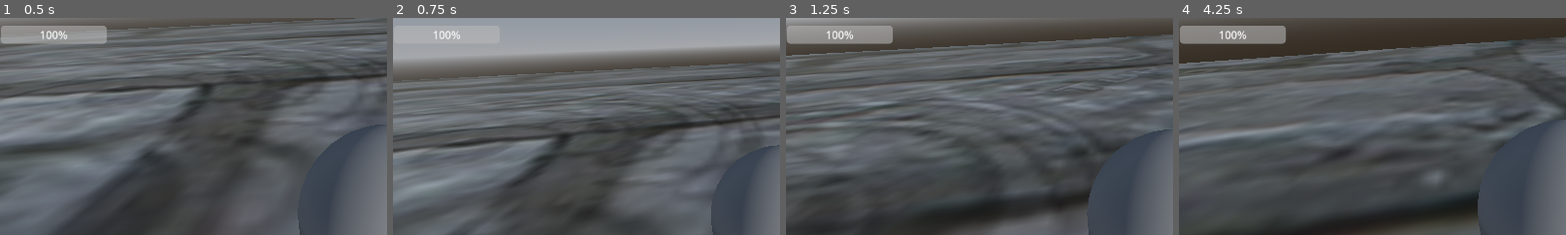
Above: before the commit, frames 1-4 (left to right).
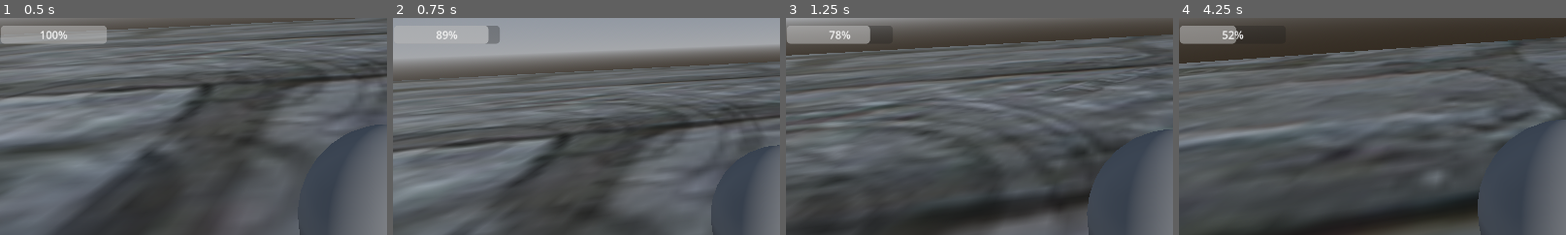
Above: after the commit, the same moments.

Repository: Snaflul/jdmgame2
Game: Godot game, scene res://root.tscn
The game is run twice, just before and just after one commit, with the same random seed, the same clock (stepped at 60 frames per second) and the same inputs. This scene is started directly instead of the project's main scene.
Inputs (mouse positions are % of the whole screen's width and height, from its top left):
- Up to frame 1 (0.5 s): no input
- Up to frame 2 (0.75 s): tap Enter at 0.5 s; move the mouse to (55, 50) at 0.52 s; hold W (move_forward) from 0.53 s (still down); hold Shift (sprint) from 0.53 s (still down); tap Space (dodge) at 0.6 s
- Up to frame 3 (1.25 s): keep holding W (move_forward); keep holding Shift (sprint); tap F (move_jump) at 0.77, 1.07 s
- Up to frame 4 (4.25 s): keep holding W (move_forward); move the mouse to (45, 50) at 1.27 s; release Shift (sprint) at 1.28 s; tap Shift (sprint) at 1.35, 3.05 s; tap F (move_jump) at 1.52, 1.55, 1.82, 2.1, 3.02, 3.32, 3.77, 3.8, 4.07 s; move the mouse to (52, 48) at 2.02 s; tap Space (dodge) at 2.3, 2.85 s; move the mouse to (49, 52) at 2.77 s; move the mouse to (57, 51) at 3.52 s; hold Shift (sprint) from 3.53 s (still down)
The pictures show only the part of the screen within x 0-50%, y 5-55%; the shares and areas given below are measured in that part.

Frame 1 is identical in both runs. In frame 2, 0.4% of the frame differs, in the area x 10-28%, y 3-13%; in frame 3, 0.6%; in frame 4, 1.2%.

Commit message:
stamina system

Diff:
--- a/character_body_3d.gd
+++ b/character_body_3d.gd
@@ -45,12 +45,16 @@
 		camera.rotation.x = clamp(camera.rotation.x, deg_to_rad(-40), deg_to_rad(60))
 
 func _physics_process(delta):
-	var sprinting = Input.is_action_pressed("sprint") and not is_dodging and is_on_floor()
+	var sprinting = Input.is_action_pressed("sprint") and not is_dodging and is_on_floor() and stam_bar.current_stam > 0
 	var current_speed = SPEED * (SPRINT_MULTIPLIER if sprinting else 1.0)
 
 	# FOV: If sprinting OR in a far dodge, use SPRINT_FOV
 	var desired_fov = (SPRINT_FOV if sprinting or far_dodge else BASE_FOV)
 	camera.fov = lerp(camera.fov, desired_fov, FOV_LERP_SPEED * delta)
+
+	if(sprinting):
+		stam_bar.stam_used(10*delta)
+
 
 	# Timers
 	if is_dodging:
@@ -63,7 +67,7 @@
 		dodge_cooldown -= delta
 
 	# Dodge
-	if Input.is_action_just_pressed("dodge") and is_on_floor() and not is_dodging and dodge_cooldown <= 0.0:
+	if Input.is_action_just_pressed("dodge") and is_on_floor() and not is_dodging and dodge_cooldown <= 0.0 && stam_bar.current_stam >= 10:
 		stam_bar.stam_used(10)
 
 		var input_dir = Input.get_vector("move_left", "move_right", "move_back", "move_forward")
@@ -113,7 +117,8 @@
 			body.rotation.y = atan2(velocity.x, velocity.z)
 	else:
 		in_air = false
-		if Input.is_action_just_pressed("move_jump"):
+		if Input.is_action_just_pressed("move_jump") && stam_bar.current_stam >= 10:
+			stam_bar.stam_used(10)
 			velocity.y = JUMP_VELOCITY
 			locked_air_velocity.x = velocity.x
 			locked_air_velocity.z = velocity.z
--- a/stam_bar.gd
+++ b/stam_bar.gd
@@ -1,10 +1,10 @@
 extends ProgressBar
 
-@export var max_stam: int = 120
+@export var max_stam: int = 100
 var current_stam: float = max_stam
 
 @export var regen_delay: float = 1.0  # Time to wait before regenerating
-@export var regen_rate: float = 10.0 # Stamina per second
+@export var regen_rate: float = 15.0 # Stamina per second
 
 var time_since_use: float = 0.0
 var used_stamina: bool = false
@@ -23,7 +23,7 @@
 			current_stam = min(current_stam, max_stam)
 			update_bar()
 
-func stam_used(amount: int):
+func stam_used(amount: float):
 	current_stam = max(current_stam - amount, 0)
 	used_stamina = true
 	time_since_use = 0.0  # Reset regen delay timer
